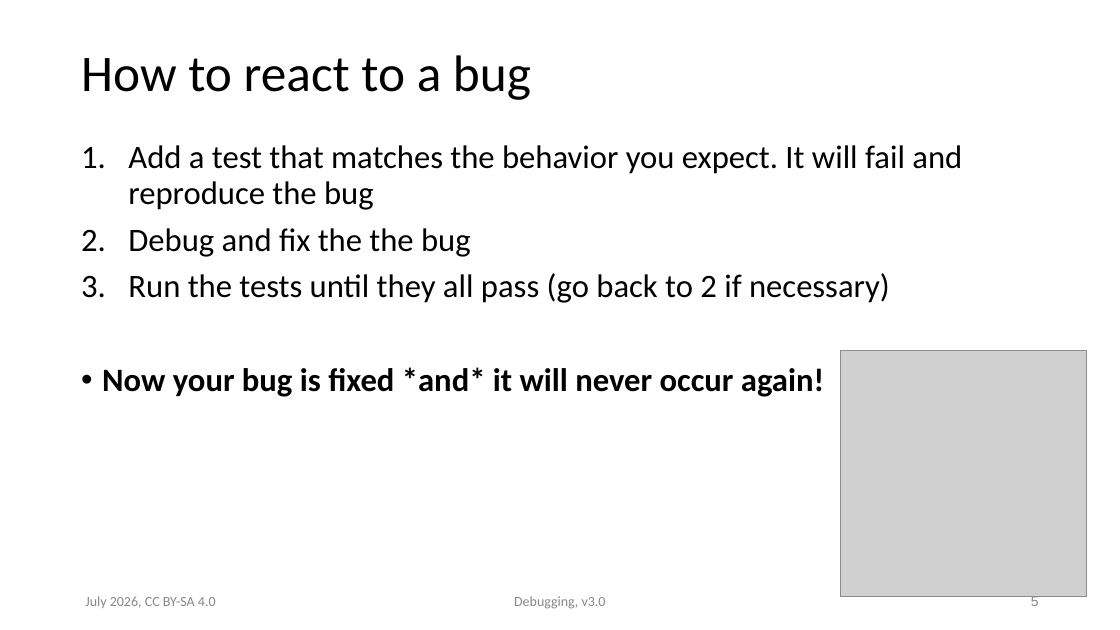
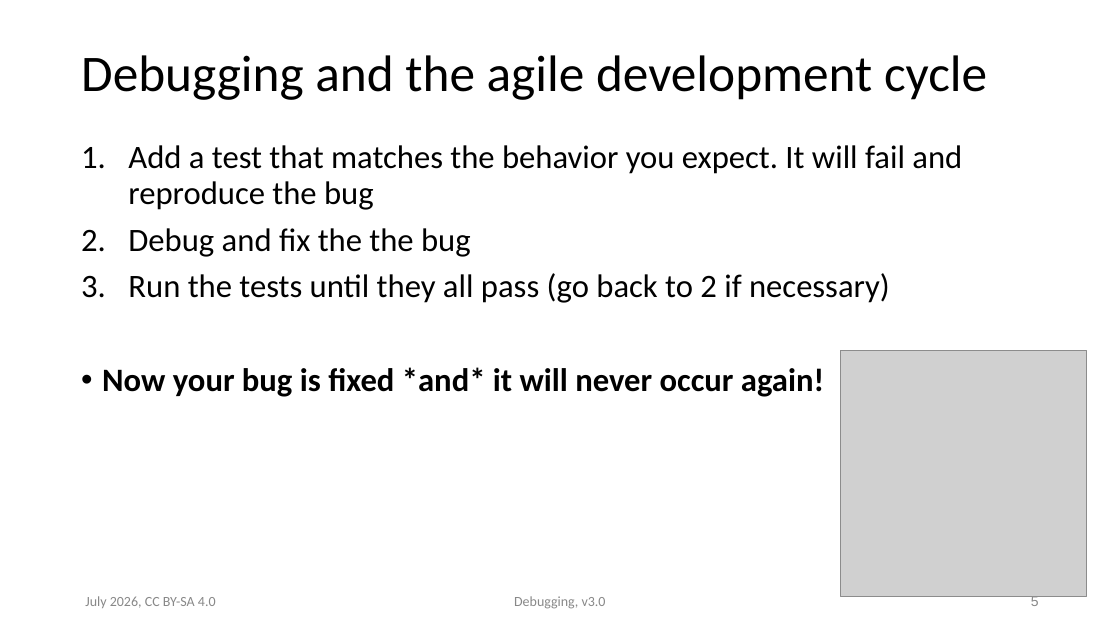
Before and after one commit to ASPP/testing_debugging_profiling, a slide deck: slide 5 of debugging.pptx. Drawn at 1120x630 pixels with LibreOffice and Linux fonts; fonts in the diff are those of the drawing; grey boxes stand for pictures. Boxes give left, top, right and bottom in pixels: in the first picture for what was removed or moved away, otherwise in the second. Text is boxed around its words. In the diff, an @@ line names an element or a change of style, - is before the commit and + after.

Commit message:
Debugging slides iteration (simplify)

```diff
--- a/debugging.pptx
+++ b/debugging.pptx
@@ title at box(81, 55, 987, 100): text changed @@
-How to react to a bug
+Debugging and the agile development cycle
```
Also in this commit, not shown: 5 other slides changed, 1 other file.
